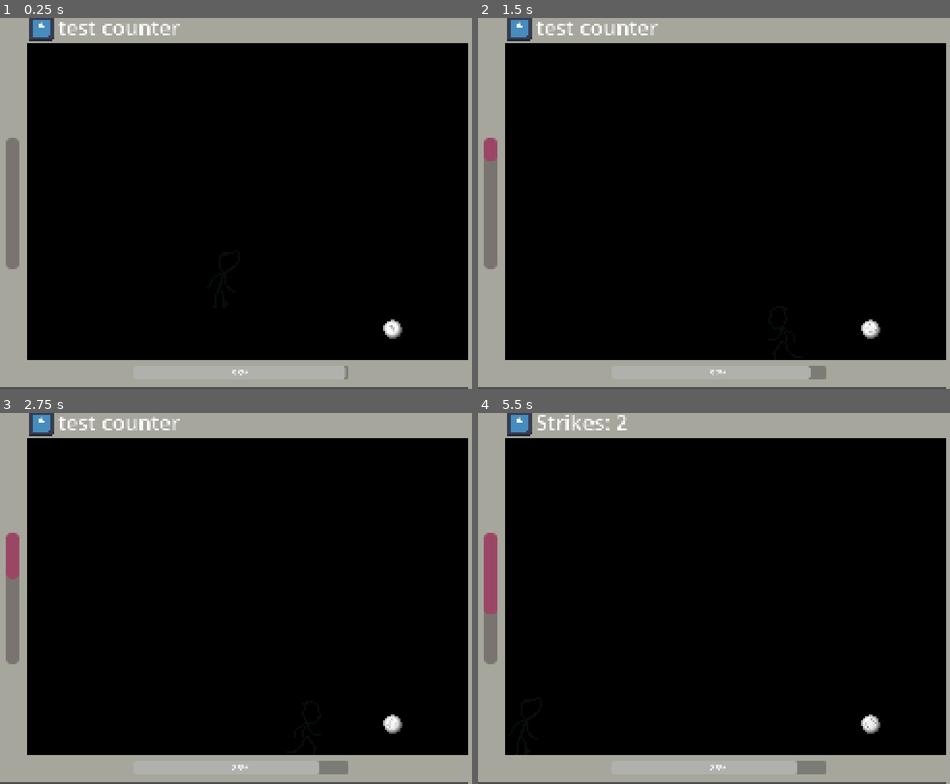
Above: before the commit, frames 1-4 (two rows, left to right).
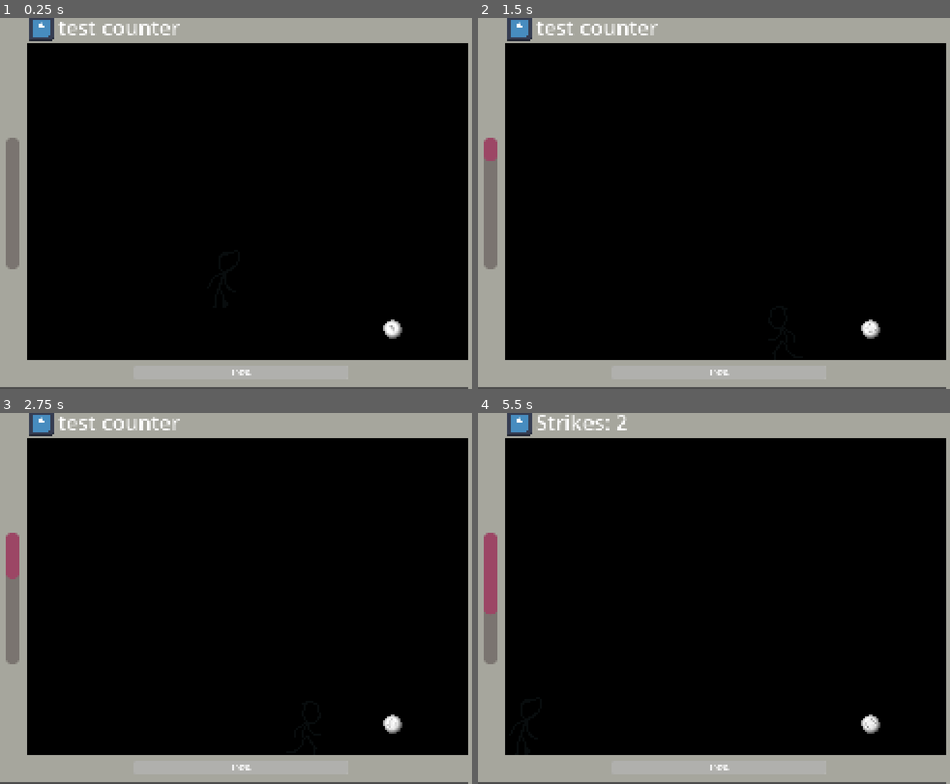
Above: after the commit, the same moments.

Repository: furiousknight25/Counter-Effects
Game: Godot game, scene res://Managers/game_state_manager.tscn
The game is run twice, just before and just after one commit, with the same random seed, the same clock (stepped at 60 frames per second) and the same inputs. The engine's default icon, where the game draws it, is replaced by a stand-in: a white triangle on a blue panel in a dark square. Sound files missing from this copy of the repository are replaced by a short silence.
Inputs (mouse positions are in pixels of both pictures, inside the frame that each line leads up to):
- Up to frame 1 (0.25 s): no input
- Up to frame 2 (1.5 s): tap Enter (ui_accept) at 0.5, 0.77, 1.07 s; move the mouse to (836, 184) at 0.52 s; hold D (right) 0.53-1.28 s; tap 1 (1) at 0.6 s; tap 2 (2) at 0.8, 1.35 s; move the mouse to (624, 222) at 1.27 s; hold A (left) from 1.28 s (still down)
- Up to frame 3 (2.75 s): tap Enter (ui_accept) at 1.52, 1.82, 2 s; tap 3 (3) at 1.55, 2.1 s; move the mouse to (297, 516) at 2.02 s; release A (left) at 2.03 s; hold D (right) from 2.03 s (still down); tap 4 (4) at 2.3 s
- Up to frame 4 (5.5 s): tap R (restart) at 2.75 s; move the mouse to (699, 672) at 2.77 s; release D (right) at 2.78 s; hold W (up) 2.78-3.53 s; tap 4 (4) at 2.85 s; tap Enter (ui_accept) at 3.02, 3.32, 3.5, 3.77, 4.07, 4.52, 4.55, 4.82, 5.1 s; tap 5 (5) at 3.05, 3.6 s; move the mouse to (874, 654) at 3.52 s; hold A (left) from 3.53 s (still down); click (874, 654) at 3.8 s; move the mouse to (577, 542) at 4.27 s; click (577, 542) at 4.35 s; move the mouse to (751, 598) at 5.02 s; tap 1 (1) at 5.3 s

The runs differ from the first frame. In frame 1, less than 0.1% of the frame differs, in the area x 49-74%, y 93-98%; in frame 2, 0.2%; in frame 3, 0.3%; in frame 4, 0.3%.

Commit message:
FINISHED?

Diff:
--- a/new-game-project/Inking/Tally.gd
+++ b/new-game-project/Inking/Tally.gd
@@ -6,7 +6,11 @@
 var black := 0
 var white := 0
 
-func _process(delta: float) -> void:
+func _ready() -> void:
+	SignalBus.connect("resetInking", reset)
+
+
+func _process(_delta: float) -> void:
 	white_l.text = str(white)
 	black_l.text = str(black)
 	#position.y = lerp(position.y, -30.0, delta * 4)
@@ -16,3 +20,7 @@
 	black = b
 	white = w
 	position.y = 25
+
+
+func reset():
+	position.y = -31
--- a/new-game-project/Inking/inking.gd
+++ b/new-game-project/Inking/inking.gd
@@ -12,10 +12,6 @@
 
 var spray_spots
 
-func _process(delta: float) -> void:
-	#if Input.is_action_just_pressed("ui_accept"):
-		#iterate_pixels()
-	pass
 
 #region Setup
 func _ready():
@@ -23,6 +19,8 @@
 	sub_viewport = get_node("SubViewportInk")
 
 	if sub_viewport:if texture_rect:initialize_canvas()
+
+	SignalBus.connect("resetInking", reset)
 
 # This function runs ONCE to set up the blank canvas.
 func initialize_canvas():
@@ -135,10 +133,15 @@
 			elif brightness > 0.9: white_pixels += 1
 			tally.set_bw(black_pixels, white_pixels)
 
-	print("finished counting")
+	await get_tree().create_timer(0.5).timeout
 	(owner as GameStateManager).call_switch_scene("Shop")
 
 
 func _on_end_game_timer_game_end() -> void:
-	print('it')
 	iterate_pixels()
+
+
+func reset():
+	canvas_image.fill(Color.BLACK)
+	canvas_texture = ImageTexture.create_from_image(canvas_image)
+	texture_rect.texture = canvas_texture
--- a/new-game-project/Levels/Door/door.gd
+++ b/new-game-project/Levels/Door/door.gd
@@ -1,11 +1,20 @@
 class_name Door extends Node2D
-
-signal door_entered
 
 @onready var collision_shape_2d: CollisionShape2D = $Area2D/CollisionShape2D
 
 
+func _ready() -> void:
+	SignalBus.connect("enable_door", enable_door)
+
+
+func enable_door():
+	await get_tree().create_timer(0.1).timeout
+	collision_shape_2d.set_deferred("disabled", false)
+
+
 func _on_area_2d_body_entered(body: Node2D) -> void:
 	if body is Player:
+		print(body.position)
+		print("gateway to my ass")
 		collision_shape_2d.set_deferred("disabled", true)
-		door_entered.emit()
+		(get_parent().get_parent() as GameStateManager).call_switch_scene("Level_1")
--- a/new-game-project/Levels/Door/door.tscn
+++ b/new-game-project/Levels/Door/door.tscn
@@ -14,5 +14,6 @@
 
 [node name="CollisionShape2D" type="CollisionShape2D" parent="Area2D"]
 shape = SubResource("RectangleShape2D_jm25w")
+disabled = true
 
 [connection signal="body_entered" from="Area2D" to="." method="_on_area_2d_body_entered"]
--- a/new-game-project/Levels/Level Scenes/Level1.gd
+++ /dev/null
@@ -1,12 +0,0 @@
-extends Node2D
-
-@onready var door: Door = %Door
-
-
-func _ready() -> void:
-	if door:
-		door.connect("door_entered", call_to_switch_scene)
-
-
-func call_to_switch_scene():
-	SignalBus.emit_signal("switch_scene", self, load("res://Levels/Level Scenes/Level_1.tscn"))
--- /dev/null
+++ b/new-game-project/Levels/Level Scenes/shop.tscn
@@ -0,0 +1,61 @@
+[gd_scene load_steps=5 format=3 uid="uid://date2vets4t5p"]
+
+[ext_resource type="PackedScene" uid="uid://ca387n6r6geyi" path="res://Levels/Door/door.tscn" id="1_k1w7q"]
+
+[sub_resource type="RectangleShape2D" id="RectangleShape2D_sddyx"]
+size = Vector2(14, 256)
+
+[sub_resource type="Gradient" id="Gradient_ka50d"]
+offsets = PackedFloat32Array(0.51)
+colors = PackedColorArray(0.6523882, 0.653716, 0.61781263, 1)
+
+[sub_resource type="GradientTexture2D" id="GradientTexture2D_60ttm"]
+gradient = SubResource("Gradient_ka50d")
+
+[node name="Shop" type="Node2D"]
+
+[node name="StaticBody2D" type="StaticBody2D" parent="."]
+
+[node name="CollisionShape2D" type="CollisionShape2D" parent="StaticBody2D"]
+position = Vector2(7, 96)
+shape = SubResource("RectangleShape2D_sddyx")
+
+[node name="CollisionShape2D2" type="CollisionShape2D" parent="StaticBody2D"]
+position = Vector2(128, 185)
+rotation = -1.5707964
+shape = SubResource("RectangleShape2D_sddyx")
+
+[node name="CollisionShape2D3" type="CollisionShape2D" parent="StaticBody2D"]
+position = Vector2(128, 7)
+rotation = -1.5707964
+shape = SubResource("RectangleShape2D_sddyx")
+
+[node name="CollisionShape2D4" type="CollisionShape2D" parent="StaticBody2D"]
+position = Vector2(249, 106)
+shape = SubResource("RectangleShape2D_sddyx")
+
+[node name="Sprite2D" type="Sprite2D" parent="StaticBody2D"]
+position = Vector2(6.999999, 80)
+scale = Vector2(0.21875001, 3.5)
+texture = SubResource("GradientTexture2D_60ttm")
+
+[node name="Sprite2D2" type="Sprite2D" parent="StaticBody2D"]
+position = Vector2(141.05545, 6.9999995)
+rotation = -1.5707964
+scale = Vector2(0.21875001, 3.970483)
+texture = SubResource("GradientTexture2D_60ttm")
+
+[node name="Sprite2D3" type="Sprite2D" parent="StaticBody2D"]
+position = Vector2(136.00002, 185.00002)
+rotation = -1.5707964
+scale = Vector2(0.21875001, 3.970483)
+texture = SubResource("GradientTexture2D_60ttm")
+
+[node name="Sprite2D4" type="Sprite2D" parent="StaticBody2D"]
+position = Vector2(249, 102)
+rotation = -3.1415927
+scale = Vector2(0.21875001, 3.970483)
+texture = SubResource("GradientTexture2D_60ttm")
+
+[node name="Door" parent="." instance=ExtResource("1_k1w7q")]
+position = Vector2(230, 140)
--- a/new-game-project/Managers/GameStateManager.gd
+++ b/new-game-project/Managers/GameStateManager.gd
@@ -5,6 +5,7 @@
 @onready var active_level: Node2D = $"Level_1"
 @onready var ball: Ball = $Ball
 @onready var player: Player = %Player
+@onready var ui: Control = $UI
 
 func _ready() -> void:
 	SignalBus.connect("switch_scene", switch_scene)
@@ -24,8 +25,8 @@
 	old_scene.queue_free()
 	player.visible = true
 	ball.visible = true
-
-
+	active_level = new_instanced_scene
+	ui.show()
 
 
 func add_upgrade_to_array(upgrade : Upgrade):
@@ -33,12 +34,13 @@
 
 
 func call_switch_scene(location : String):
+	ui.hide()
 	var loaded_scene
 	player.visible = false
 	ball.visible = false
 	match location:
 		"Shop":
-			loaded_scene = load("res://Levels/Level Scenes/Level_1.tscn")
+			loaded_scene = load("res://Levels/Level Scenes/shop.tscn")
 			player.position = Vector2(32, 157)
 			ball.position = Vector2(-10, -10)
 		"Level_1":
--- a/new-game-project/Managers/game_state_manager.tscn
+++ b/new-game-project/Managers/game_state_manager.tscn
@@ -53,6 +53,7 @@
 script = ExtResource("7_utl7c")
 
 [node name="ProgressBar" type="ProgressBar" parent="UI/EndGameTimer"]
+z_index = 2
 offset_left = 69.0
 offset_top = 181.00002
 offset_right = 494.69235
--- a/new-game-project/Managers/transition_manager.gd
+++ b/new-game-project/Managers/transition_manager.gd
@@ -7,9 +7,11 @@
 
 
 func transition_scenes():
+	SignalBus.emit_signal("resetInking")
 	var transition_tween : Tween = create_tween().set_parallel(true)
 	transition_tween.tween_property(node1, "position", Vector2(-280, 0), 2.0).set_trans(Tween.TRANS_QUINT)
 	transition_tween.tween_property(node2, "position", Vector2(0, 0), 2.0).set_trans(Tween.TRANS_QUINT)
 	await transition_tween.finished
 	transition_finished.emit()
 	get_tree().paused = false
+	SignalBus.emit_signal("enable_door")
--- a/new-game-project/Music/AdaptiveMusic.gd
+++ b/new-game-project/Music/AdaptiveMusic.gd
@@ -12,7 +12,7 @@
 	beat_duration = 60.0 /bpm
 	start()
 
-func _process(delta: float) -> void:
+func _process(_delta: float) -> void:
 	if Input.is_action_just_pressed("1"):
 		increase_volume(0, -10.0, .01)
 	if Input.is_action_just_pressed("2"):
--- a/new-game-project/SignalBus/SignalBus.gd
+++ b/new-game-project/SignalBus/SignalBus.gd
@@ -5,7 +5,8 @@
 signal switch_scene(old_scene : Node2D, new_scene : NodePath)
 
 @warning_ignore("unused_signal")
-signal add_to_upgrade_array(upgrade : Upgrade)
+signal resetInking
+
 #endregion
 
 
@@ -19,3 +20,11 @@
 @warning_ignore("unused_signal")
 signal upgrade_target(target : Target)
 #endregion
+
+
+@warning_ignore("unused_signal")
+signal ball_hit
+
+
+@warning_ignore("unused_signal")
+signal enable_door
--- a/new-game-project/TillEndGameTimer/end_game_timer.gd
+++ b/new-game-project/TillEndGameTimer/end_game_timer.gd
@@ -1,8 +1,28 @@
 extends Timer
 @onready var progress_bar: ProgressBar = $ProgressBar
+
+var round_start : bool = false
 
 signal game_end
 func _on_timeout(): emit_signal("game_end")
 
-func _process(delta: float) -> void:
-	progress_bar.value = lerp(0.0,100.0, time_left/wait_time)
+func _process(_delta: float) -> void:
+	if round_start == true:
+		progress_bar.value = lerp(0.0,100.0, time_left/wait_time)
+
+func _ready() -> void:
+	SignalBus.connect("resetInking", reset)
+	SignalBus.connect("ball_hit", start_round)
+
+
+func reset() -> void:
+	round_start = false
+	progress_bar.value = 100
+	stop()
+
+
+func start_round() -> void:
+	if round_start == true:
+		return
+	start()
+	round_start = true
--- a/new-game-project/scenes/character_body_2d.tscn
+++ b/new-game-project/scenes/character_body_2d.tscn
@@ -580,6 +580,7 @@
 graph_offset = Vector2(-14, 7.333328)
 
 [node name="Player" type="CharacterBody2D" groups=["Hitable", "Player"]]
+collision_layer = 4
 script = ExtResource("1_g2brh")
 jump_strength = 150
 speed = 150
--- a/new-game-project/scripts/SpringPhysics.gd
+++ b/new-game-project/scripts/SpringPhysics.gd
@@ -23,7 +23,7 @@
 func get_value() -> float: return value
 #endregion
 
-func interpolate_spring(pos: float, delta) -> float: #helper function that other files can use if they want to control when its used as a modifer
+func interpolate_spring(pos: float, _delta) -> float: #helper function that other files can use if they want to control when its used as a modifer
 	var displacement = pos - goal
 	var force = -tension * displacement - damping * vel
 
--- a/new-game-project/scripts/ball.gd
+++ b/new-game-project/scripts/ball.gd
@@ -8,6 +8,7 @@
 @onready var inking : Inking = get_tree().get_nodes_in_group("Inking")[0]
 
 @export var spring_enabled = false
+var base_speed : float = 1.0
 var speed : float = 1.0
 
 enum STATES {FREEZE, MOVING}
@@ -17,6 +18,8 @@
 	spring_x.goal = global_position.x
 	spring_y.goal = global_position.y
 
+	SignalBus.connect("resetInking", reset)
+
 func _process(delta: float) -> void:
 	match cur_state:
 		STATES.FREEZE: #when the ball gets hit, might activate this state. FREEZE frame logic, also prevents player from getting hit
@@ -24,7 +27,7 @@
 		STATES.MOVING:
 			moving_process(delta)
 
-func set_state_freezing(freeze_time: float = 0):
+func set_state_freezing(freeze_time: float = 0) -> void:
 	cur_state = STATES.FREEZE
 	if freeze_time > 0:
 		var original_time_scale = 1.0
@@ -36,7 +39,7 @@
 func set_state_moving():
 	cur_state = STATES.MOVING
 
-func freeze_process(delta):
+func freeze_process(_delta):
 	pass #use this for visual logic
 
 func moving_process(delta):
@@ -71,6 +74,7 @@
 	velocity = direction * speed
 	$Sounds/Ink1.play()
 	$Sounds/BallHit.play()
+	SignalBus.emit_signal("ball_hit")
 
 func hit_object(object):
 	if object.is_in_group("Hitable"):
@@ -79,3 +83,7 @@
 
 func _on_end_game_timer_timeout() -> void:
 	set_state_freezing()
+
+
+func reset() -> void:
+	speed = base_speed
--- a/new-game-project/scripts/debug_mode.gd
+++ b/new-game-project/scripts/debug_mode.gd
@@ -2,7 +2,7 @@
 @onready var ball: Ball = $".."
 @export var debug_mode = false
 
-func _process(delta: float) -> void:
+func _process(_delta: float) -> void:
 	if !debug_mode: return
 
 	if Input.is_action_just_pressed("click"):
--- a/new-game-project/scripts/physics_arrows_package.gd
+++ b/new-game-project/scripts/physics_arrows_package.gd
@@ -17,7 +17,7 @@
 
 # ): I ussualy like acceleration to be red but raycast modulate didnt like it, the sacrafices for programming cleanliness
 
-func _process(delta):
+func _process(_delta):
 #region seting accel and velocity
 	if body_to_observe is RigidBody2D:
 		velocity = body_to_observe.linear_velocity
--- a/new-game-project/scripts/player.gd
+++ b/new-game-project/scripts/player.gd
@@ -159,7 +159,6 @@
 	if !invince:
 		$SoundController/Ink2.play()
 		invince = true
-		set_health(get_health() - 1)
 		inking.splat_player(position, direction.normalized())
 		modulate = Color("ff0000")
 		var tween = get_tree().create_tween()
@@ -178,21 +177,5 @@
 		invince = false
 
 
-func die():
-	return
-	queue_free()
-
-
-func get_health() -> int:
-	return health
-
-
-func set_health(amount : int) -> void:
-	health = amount
-
-	if health <= 0:
-		die()
-
-
 func upgrade_player(upgrade : PlayerUpgrade):
 	upgrade.upgrade_player(self)
--- a/new-game-project/scripts/player_animation_c.gd
+++ b/new-game-project/scripts/player_animation_c.gd
@@ -10,7 +10,7 @@
 var was_on_floor := true
 
 
-func _process(delta: float) -> void:
+func _process(_delta: float) -> void:
 	#sprite_2d.play()
 	# --- 1. GET PLAYER'S CURRENT STATE ---
 	var playback = get("parameters/playback")
Not shown, removed: new-game-project/Levels/Level Scenes/Level1.gd.uid
